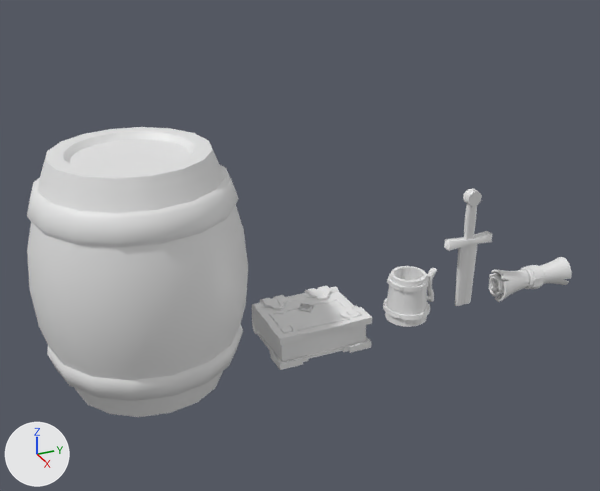
The Blender file 2o/Grafismo 2D/DIA 5 - EV2/ev2.blend: old version first, new version second.
One viewpoint serves both versions: a 50 mm camera at (1.812, -0.456, 1.197) aimed at (0.062, 0.332, 0.321). Arrows for +X, +Y and +Z are at lower left; the lights stay in place.

Names of what the first picture shows: 'Barrel', 'Object_4', 'Sword', 'defaultMaterial.005', 'defaultMaterial.006'.
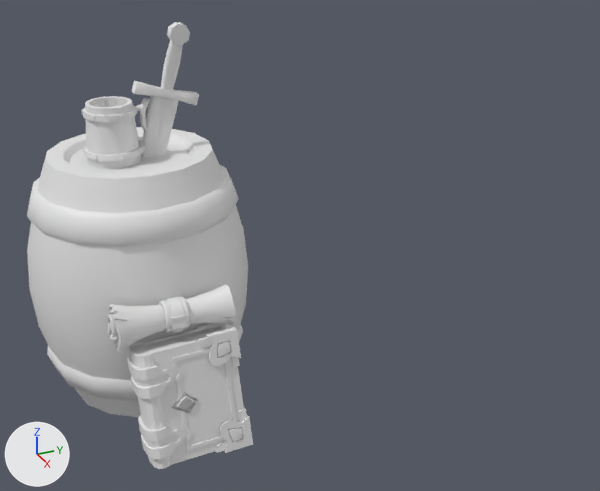
ob_jug is not drawn itself; it is the parent of ob_rim_details_low, ob_rim_02_low, ob_rim_01_low, ob_handle_low, ob_base_low.

Changed parts and their boxes (x1, y1, x2, y2) in the pictures (600 x 491 px):
'Object_4', moved, turned
    before: (252, 286, 372, 370)
    after: (128, 323, 253, 469)
'defaultMaterial.006', moved
    before: (489, 257, 572, 302)
    after: (107, 284, 235, 352)
'Sword', moved, turned
    before: (444, 188, 492, 306)
    after: (132, 22, 199, 158)
'defaultMaterial.005', moved
    before: (385, 266, 427, 327)
    after: (85, 96, 141, 169)
'defaultMaterial.001', moved
    before: (383, 298, 430, 320)
    after: (84, 142, 144, 161)
'defaultMaterial.003', moved
    before: (388, 274, 429, 292)
    after: (83, 105, 136, 122)
'defaultMaterial.004', moved
    before: (427, 268, 437, 302)
    after: (135, 98, 151, 144)
'defaultMaterial', moved
    before: (383, 278, 430, 318)
    after: (81, 109, 145, 159)

The change, as a diff of the scene's bpy script:
```diff
--- a/2o/Grafismo 2D/DIA 5 - EV2/ev2.blend.py
+++ b/2o/Grafismo 2D/DIA 5 - EV2/ev2.blend.py
@@ ob_sword @@
 ob_sword = bpy.data.objects.new('Sword', me_defaultmaterial_002)
-ob_sword.location = (0.39, 0.892, 0.0)
+ob_sword.location = (0.39, -0.031, 0.531)
+ob_sword.rotation_euler = (-0.283, 0.0, 0.0)  # degrees (-16, 0, 0)
 ob_sword.scale = (0.00592, 0.00592, 0.00592)
@@ ob_jug @@
 ob_jug = bpy.data.objects.new('Jug', None)
-ob_jug.location = (0.0, 0.698, 0.053)
+ob_jug.location = (0.0, -0.102, 0.637)
 ob_jug.rotation_euler = (3.136, 0.0, 0.0)  # degrees (180, 0, 0)
@@ ob_object_4 @@
 ob_object_4.parent = ob_cubierta_0
-ob_object_4.location = (0.0, 0.0, 0.0)
+ob_object_4.location = (2.499, 3.336, -0.822)
+ob_object_4.rotation_euler = (1.349, 0.0206, -1.587)  # degrees (77, 1.2, -91)
@@ ob_defaultmaterial_006 @@
 ob_defaultmaterial_006.parent = ob_treasuremap_low
-ob_defaultmaterial_006.location = (0.0000305, 0.0, 12.58)
+ob_defaultmaterial_006.location = (-478.7, -116.1, 127.4)
```
